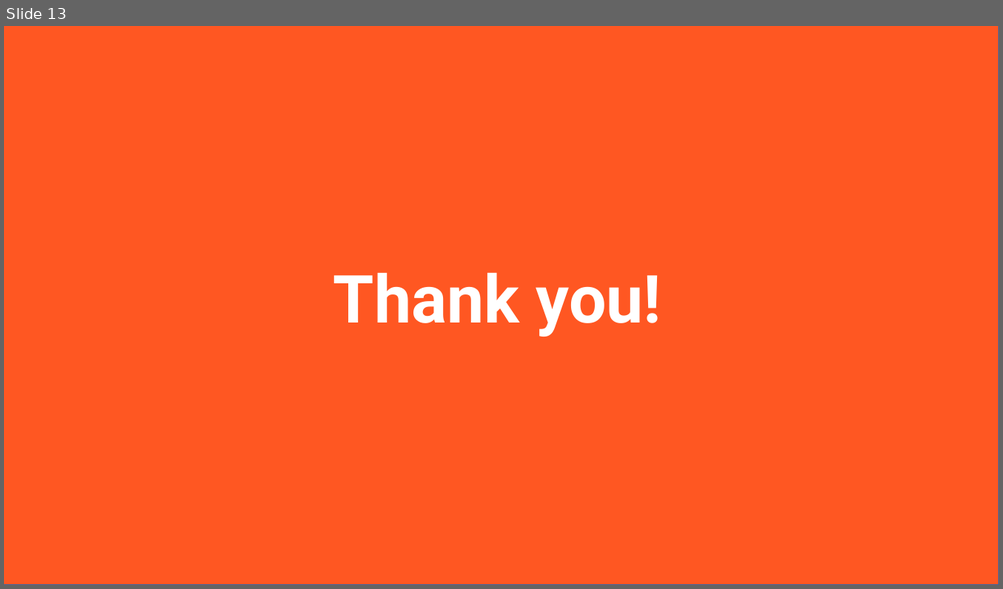
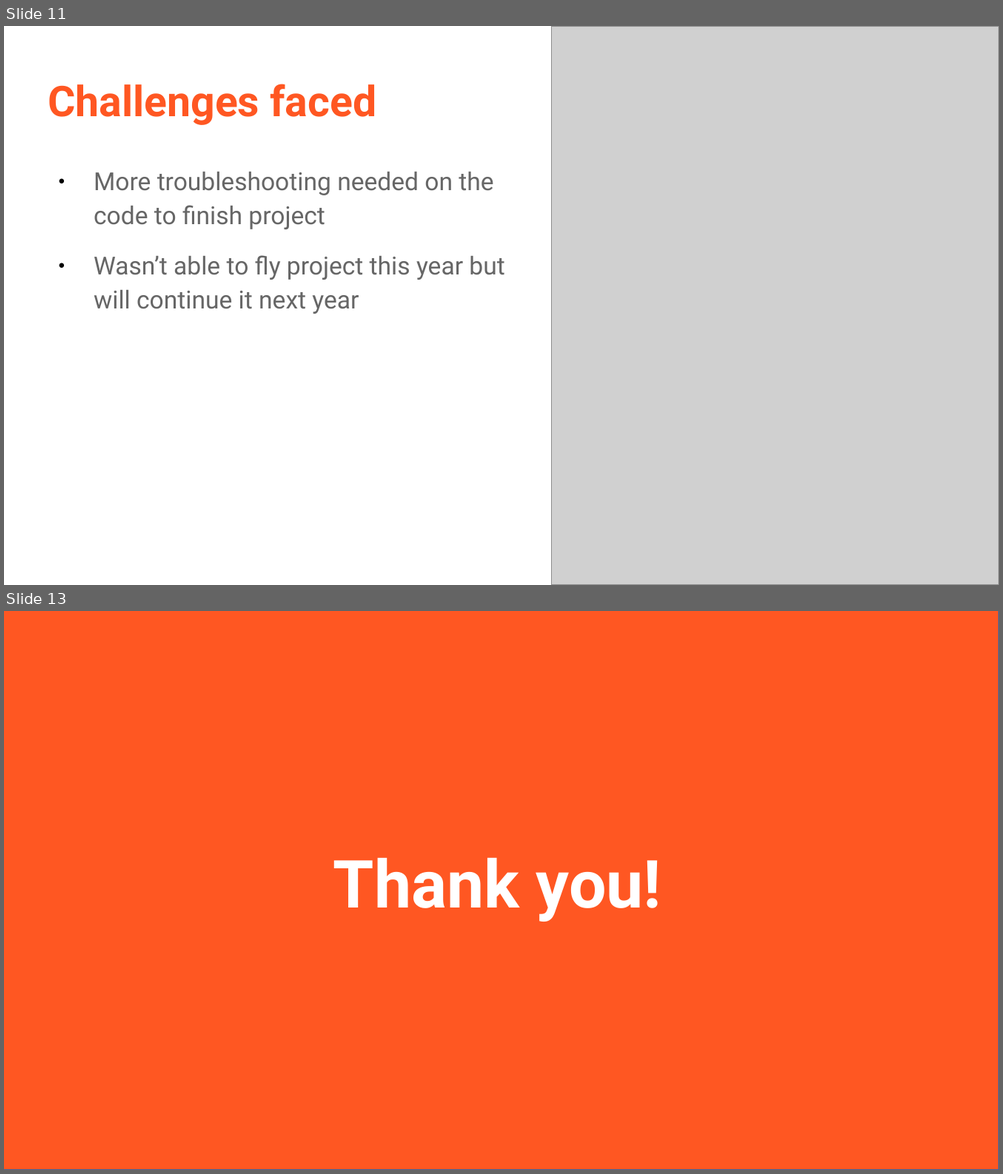
Before and after one commit to stratoscience25/arduino-workshop-logan, a slide deck: Ham xposition presentation/LoganCaramanna_Presentation.odp. Shown one above the other, each under a label of ours: slide 13 before the commit, slides 11 and 13 after it; the slides between them are not shown. The pictures are 1003x589 and 1003x1174 pixels, drawn with LibreOffice and Linux fonts; fonts in the diff are those of the drawing; grey boxes stand for pictures. Boxes give left, top, right and bottom in pixels: in the first picture for what was removed or moved away, otherwise in the second. Text is boxed around its words. In the diff, an @@ line names an element or a change of style, - is before the commit and + after.

```diff
--- a/Ham xposition presentation/LoganCaramanna_Presentation.odp
+++ b/Ham xposition presentation/LoganCaramanna_Presentation.odp
@@ slide 11 added at <box>4,26,999,585</box>, background #FFFFFF @@
@@ picture added at <box>551,26,999,585</box> @@
@@ title added at <box>48,84,377,125</box>, 30.6 pt, text #FF5722, bold @@
+Challenges faced
@@ text added at <box>94,172,504,314</box>, 18 pt, text #666666 @@
+● More troubleshooting needed on the code to finish project
+● Wasn’t able to fly project this year but will continue it next year
```
Also in this commit, not shown: 10 slides changed, 1 other slide added, 2 slides removed, 14 other files.
